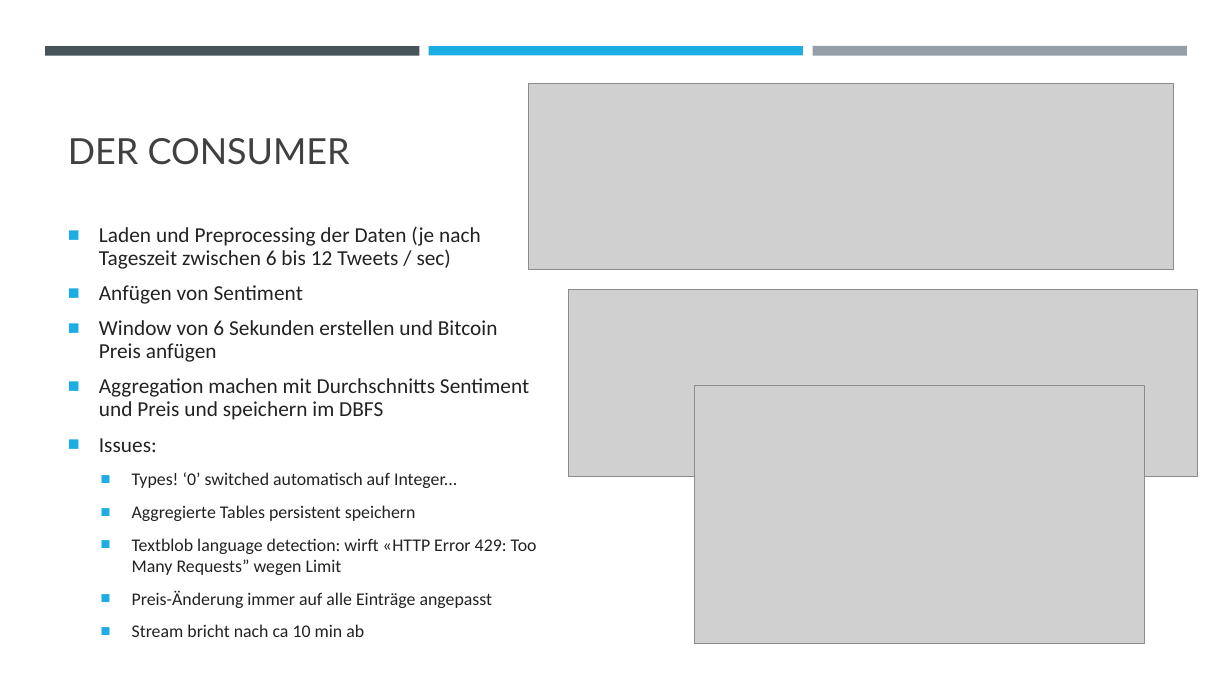
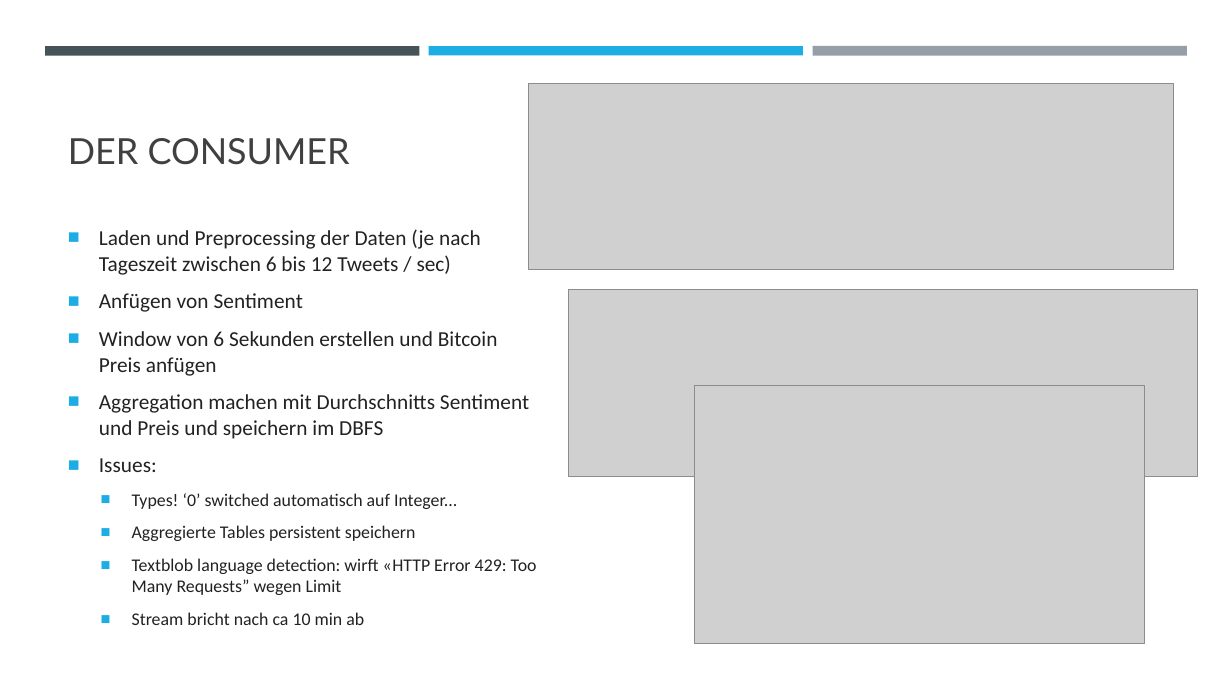
Before and after one commit to alexweltgeist/twitter_bitcoin, a slide deck: slide 11 of BitcoinPreisundTweets_v02.pptx. Drawn at 1232x693 pixels with LibreOffice and Linux fonts; fonts in the diff are those of the drawing; grey boxes stand for pictures. Boxes give left, top, right and bottom in pixels: in the first picture for what was removed or moved away, otherwise in the second. Text is boxed around its words. In the diff, an @@ line names an element or a change of style, - is before the commit and + after.

```diff
--- a/BitcoinPreisundTweets_v02.pptx
+++ b/BitcoinPreisundTweets_v02.pptx
@@ text at bbox=[99, 229, 529, 472]: line spacing 0.9 to 1 @@
@@ text at bbox=[132, 590, 493, 608]: paragraph removed @@
-  ■ Preis-Änderung immer auf alle Einträge angepasst
```
Also in this commit, not shown: 4 other slides changed, 1 slide removed.
